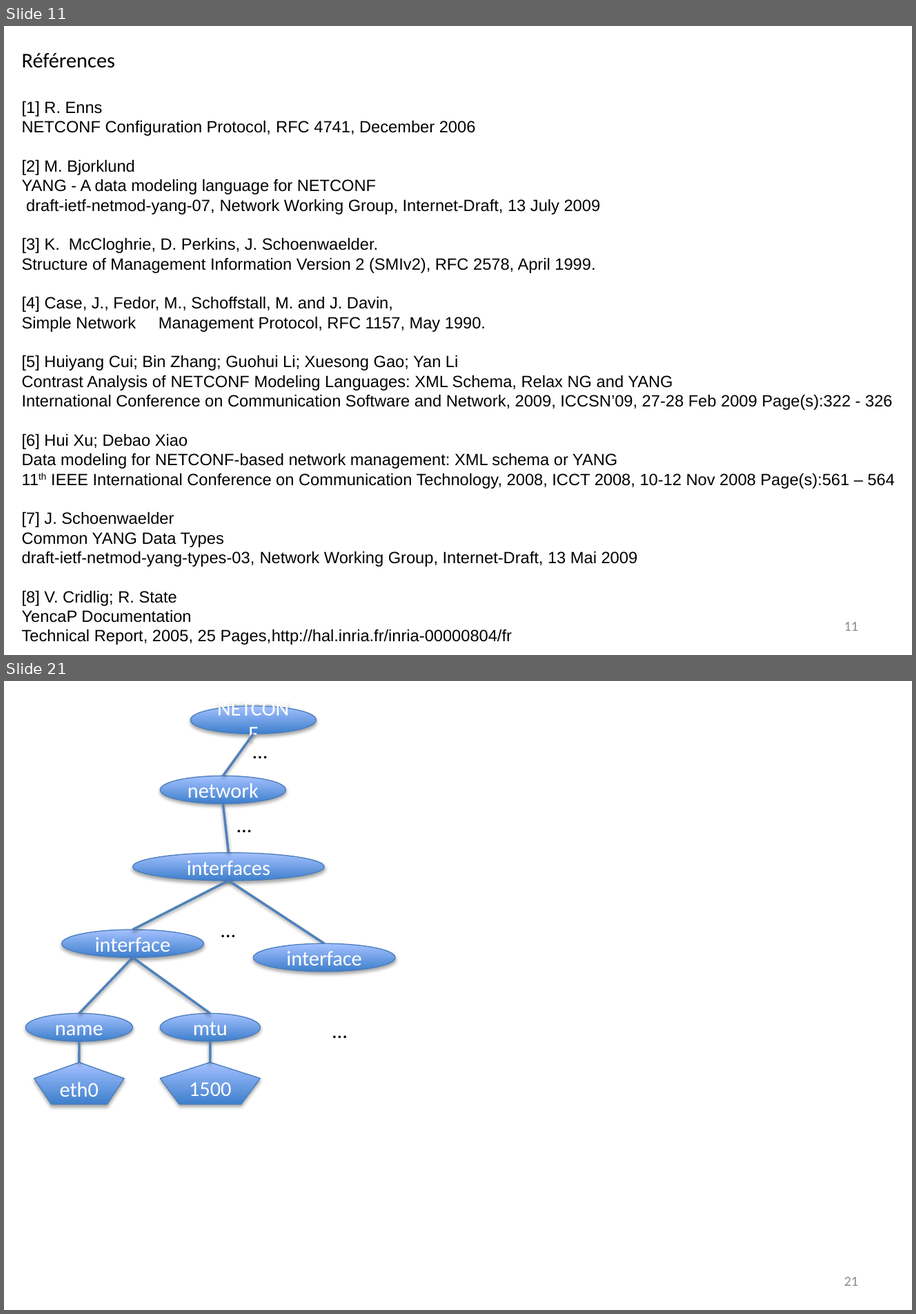
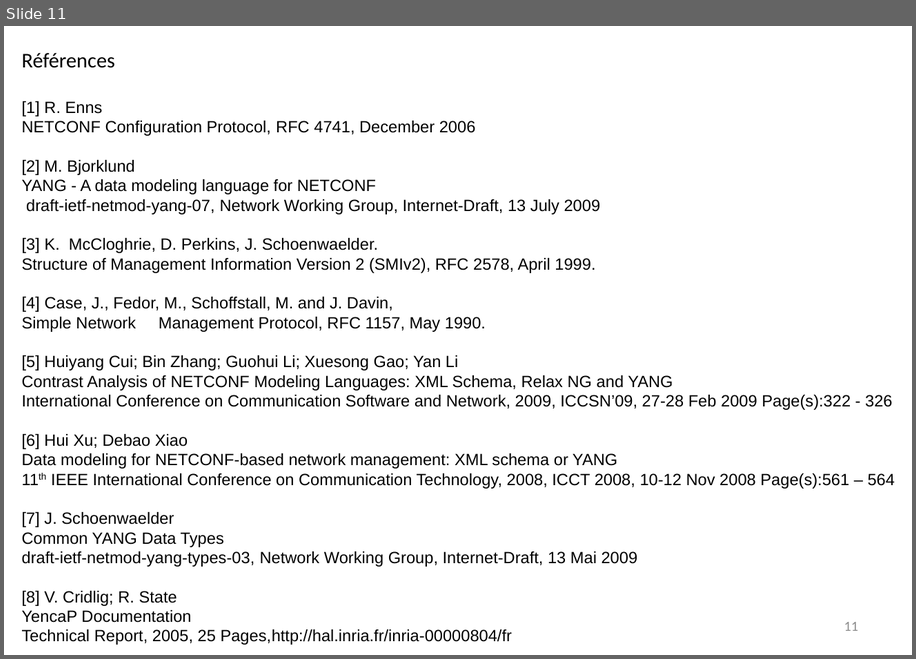
Before and after one commit to AaronNGray/jYang, a slide deck: yang-manager/reports/YangArchiCameraReady.pptx. Shown one above the other, each under a label of ours: slides 11 and 21 before the commit, slide 11 after it; the slides between them are not shown. The pictures are 916x1314 and 916x659 pixels, drawn with LibreOffice and Linux fonts; fonts in the diff are those of the drawing. Boxes give left, top, right and bottom in pixels: in the first picture for what was removed or moved away, otherwise in the second. Text is boxed around its words. In the diff, an @@ line names an element or a change of style, - is before the commit and + after.

```diff
--- a/yang-manager/reports/YangArchiCameraReady.pptx
+++ b/yang-manager/reports/YangArchiCameraReady.pptx
@@ slide 21 removed at (4, 681, 912, 1310), background #FFFFFF @@
@@ ellipse removed at (190, 706, 316, 734) @@
-NETCONF
@@ line removed from (253, 734) to (223, 776) @@
@@ text removed at (245, 734, 277, 767) @@
-…
@@ ellipse removed at (160, 776, 286, 803) @@
-network
@@ line removed from (223, 803) to (229, 853) @@
@@ text removed at (229, 807, 261, 841) @@
-…
@@ ellipse removed at (133, 853, 325, 880) @@
-interfaces
@@ line removed from (229, 880) to (133, 929) @@
@@ line removed from (229, 880) to (324, 943) @@
@@ text removed at (213, 912, 245, 946) @@
-…
@@ ellipse removed at (62, 929, 203, 957) @@
-interface
@@ ellipse removed at (253, 943, 395, 971) @@
-interface
@@ line removed from (133, 958) to (79, 1013) @@
@@ line removed from (133, 958) to (210, 1013) @@
@@ ellipse removed at (26, 1013, 133, 1040) @@
-name
@@ ellipse removed at (160, 1013, 260, 1040) @@
-mtu
@@ text removed at (324, 1013, 356, 1047) @@
-…
@@ line removed from (79, 1042) to (79, 1063) @@
@@ line removed from (210, 1042) to (210, 1063) @@
@@ pentagon removed at (34, 1063, 125, 1105) @@
-eth0
@@ pentagon removed at (160, 1063, 260, 1105) @@
-1500
@@ page number removed at (844, 1276, 858, 1285) @@
-21
```
Also in this commit, not shown: 1 slide changed, 9 other slides removed, 1 other file.
